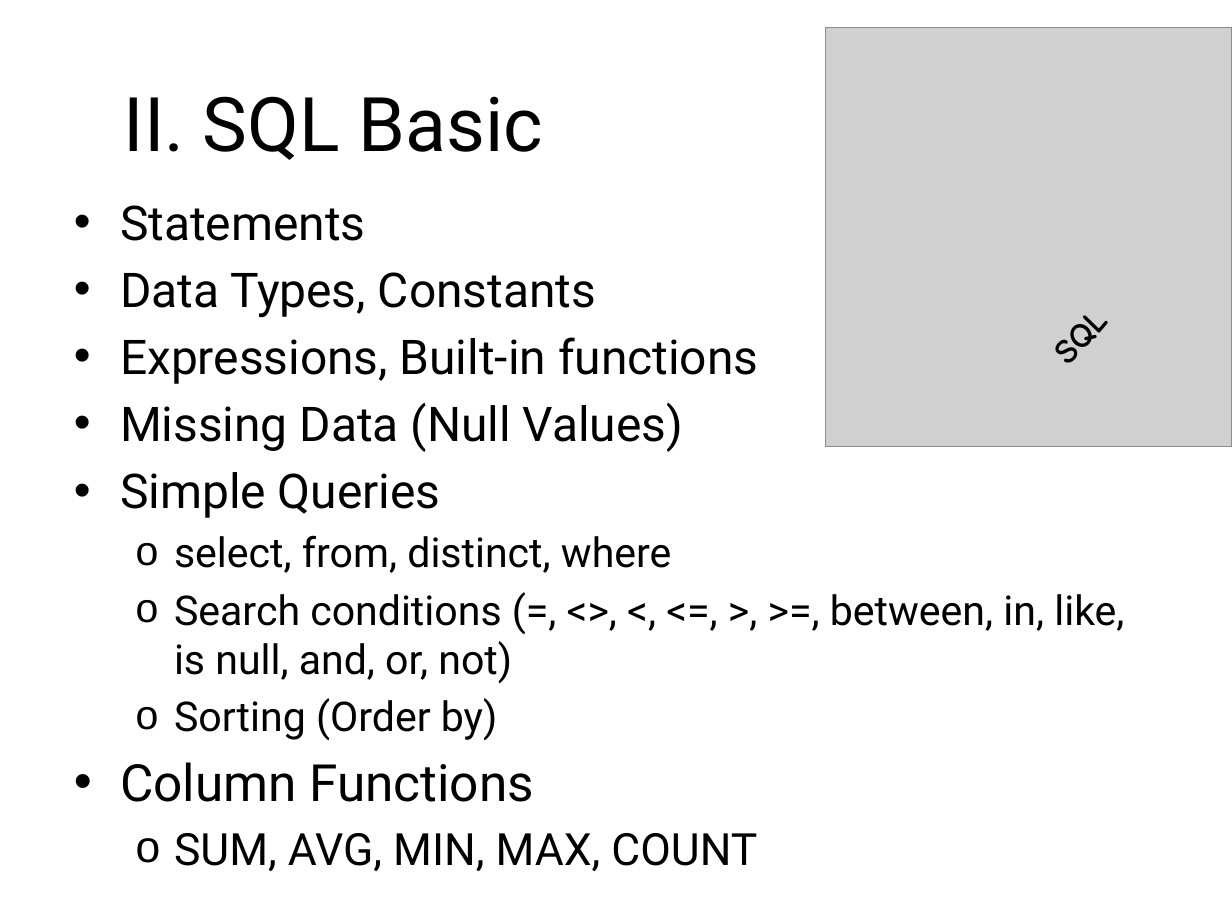
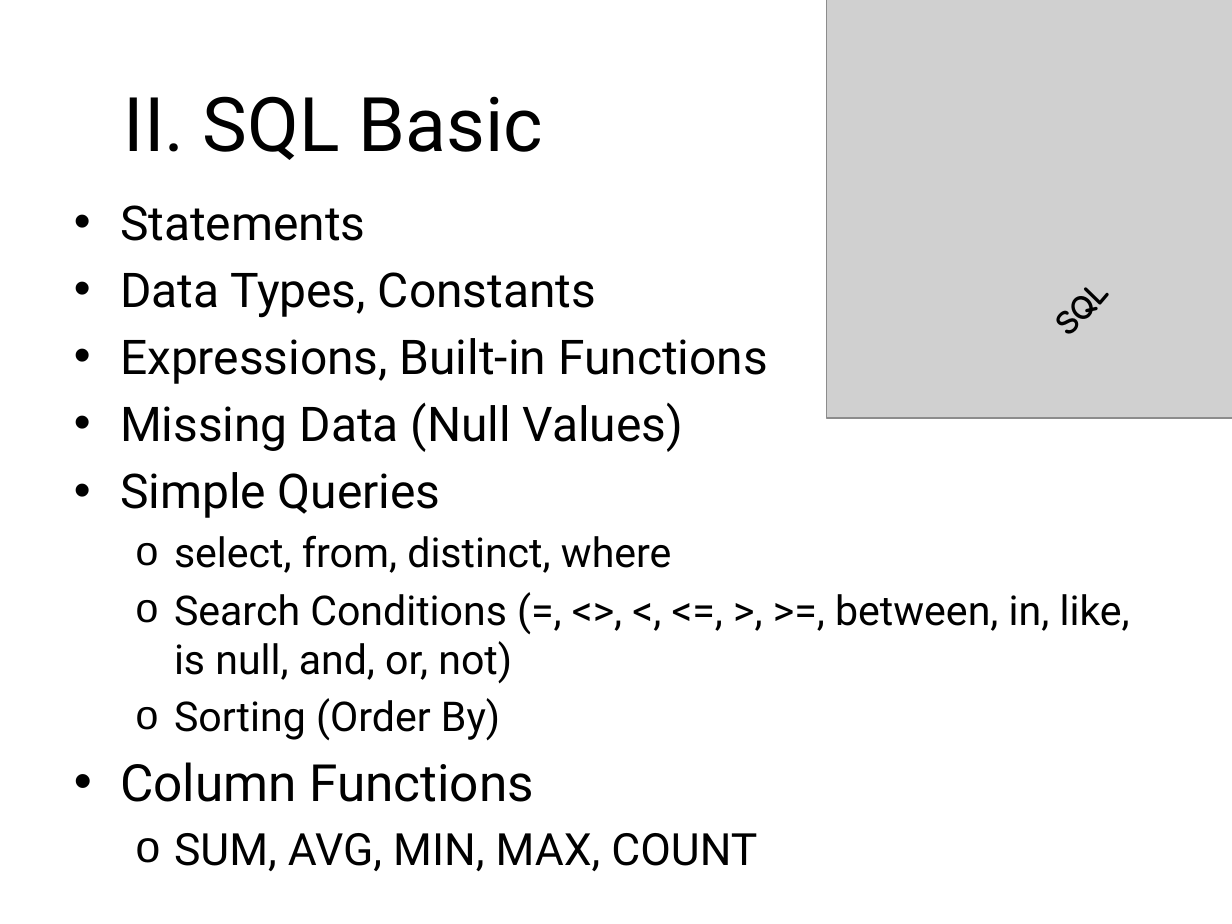
Before and after one commit to sonvq/sqltraining, a slide deck: slide 8 of QS_Training_SQL_Overview.pptx. Drawn at 1232x924 pixels with LibreOffice and Linux fonts; fonts in the diff are those of the drawing; grey boxes stand for pictures; background and template pictures are left out. Boxes give left, top, right and bottom in pixels: in the first picture for what was removed or moved away, otherwise in the second. Text is boxed around its words. In the diff, an @@ line names an element or a change of style, - is before the commit and + after.

```diff
--- a/QS_Training_SQL_Overview.pptx
+++ b/QS_Training_SQL_Overview.pptx
@@ picture: place and size @@
-picture at [825, 27, 1232, 446]
+picture at [827, 0, 1232, 418]
@@ text "SQL": place and size @@
-text "SQL" at [1030, 201, 1211, 385]
+text "SQL" at [1032, 173, 1212, 357]
@@ text at [120, 338, 768, 384]: text changed @@
-• Expressions, Built-in functions
+• Expressions, Built-in Functions
@@ text at [174, 594, 1130, 741]: text changed @@
-  o Search conditions (=, <>, <, <=, >, >=, between, in, like, is null, and, or, not)
-  o Sorting (Order by)
+  o Search Conditions (=, <>, <, <=, >, >=, between, in, like, is null, and, or, not)
+  o Sorting (Order By)
```
Also in this commit, not shown: 4 other slides changed.
